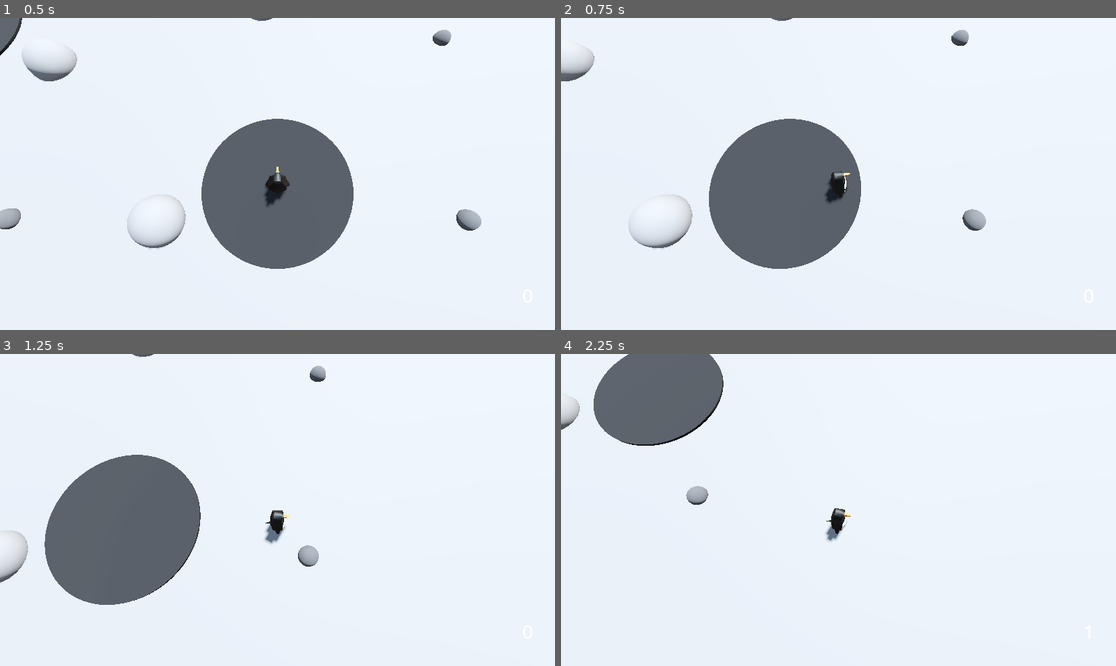
Above: before the commit, frames 1-4 (two rows, left to right).
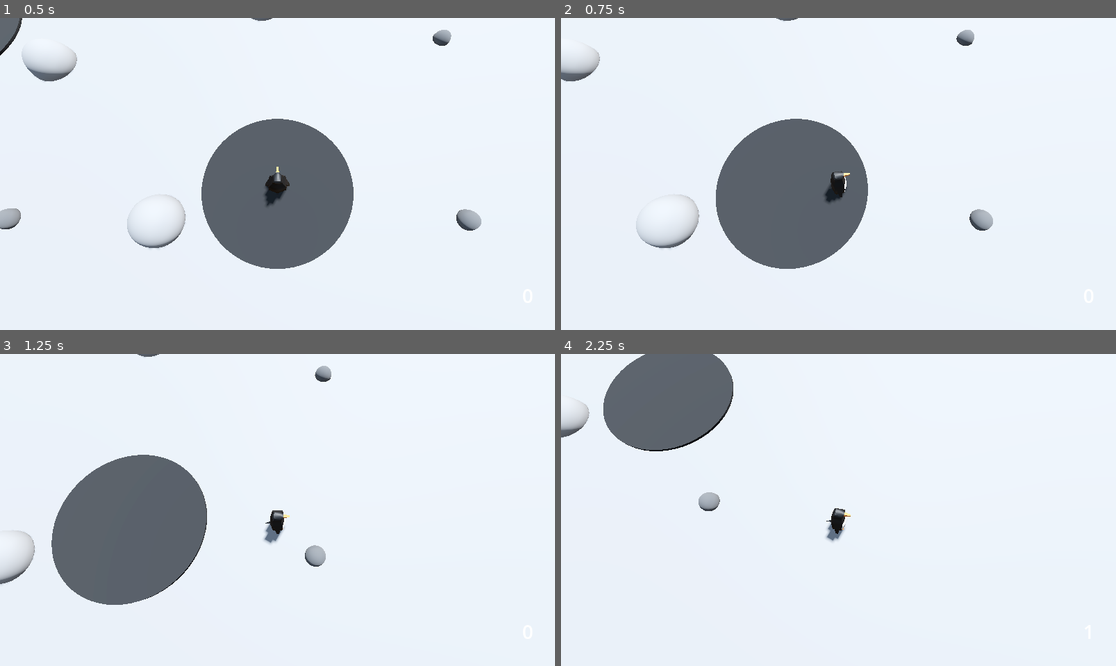
Above: after the commit, the same moments.

Repository: Edtg/Ludum-Dare-55
Game: Godot game, scene res://scenes/main.tscn
Same seed, same stepped clock (60 frames per second), same inputs: the game is played once before the commit and once after it.
Inputs:
- Up to frame 1 (0.5 s): no input
- Up to frame 2 (0.75 s): tap Enter at 0.5 s; hold D (move_right) from 0.53 s (still down); tap Space (slide) at 0.6 s
- Up to frame 3 (1.25 s): keep holding D (move_right)
- Up to frame 4 (2.25 s): release D (move_right) at 1.28 s; hold S (move_back) 1.28-2.03 s; tap Space (slide) at 1.35, 2.1 s; hold D (move_right) from 2.03 s (still down)

Frame 1 is identical in both runs. In frame 2, 2.1% of the frame differs, in the area x 0-78%, y 0-81%; in frame 3, 1.9%; in frame 4, 2.2%, in the area x 0-52%, y 0-61%.

Commit message:
Updated slide speed calculation and balanced it

Diff:
--- a/scenes/characters/player.gd
+++ b/scenes/characters/player.gd
@@ -3,7 +3,7 @@
 signal upgrade_confirmed
 
 const MOVE_SPEED: float = 4.0
-const SLIDE_SPEED: float = 8.0
+const SLIDE_BOOST_BASE: float = 2.0
 var gravity: float = ProjectSettings.get_setting("physics/3d/default_gravity")
 
 var can_move: bool = true
@@ -12,8 +12,8 @@
 
 var upgraded_speed: float
 var speed_upgrade_amount: float = 0.5
-var upgraded_slide_speed: float
-var slide_upgrade_amount: float = 0.4
+var upgraded_slide_boost: float
+var slide_upgrade_amount: float = 0.8
 var carrying_upgrade_amount: int = 1
 
 var rock_count: int
@@ -41,8 +41,8 @@
 	if Input.is_action_just_pressed("slide") and velocity.length() >= MOVE_SPEED:
 		is_sliding = true
 		pivot.rotation.x = -90
-		velocity.x = direction.x * (SLIDE_SPEED + upgraded_slide_speed)
-		velocity.z = direction.z * (SLIDE_SPEED + upgraded_slide_speed)
+		velocity.x = direction.x * (MOVE_SPEED + upgraded_speed + SLIDE_BOOST_BASE + upgraded_slide_boost)
+		velocity.z = direction.z * (MOVE_SPEED + upgraded_speed + SLIDE_BOOST_BASE + upgraded_slide_boost)
 
 	if Input.is_action_just_released("slide"):
 		is_sliding = false
@@ -106,7 +106,7 @@
 
 
 func _on_slide_upgraded():
-	upgraded_slide_speed += slide_upgrade_amount
+	upgraded_slide_boost += slide_upgrade_amount
 
 
 func _on_carrying_upgraded():
